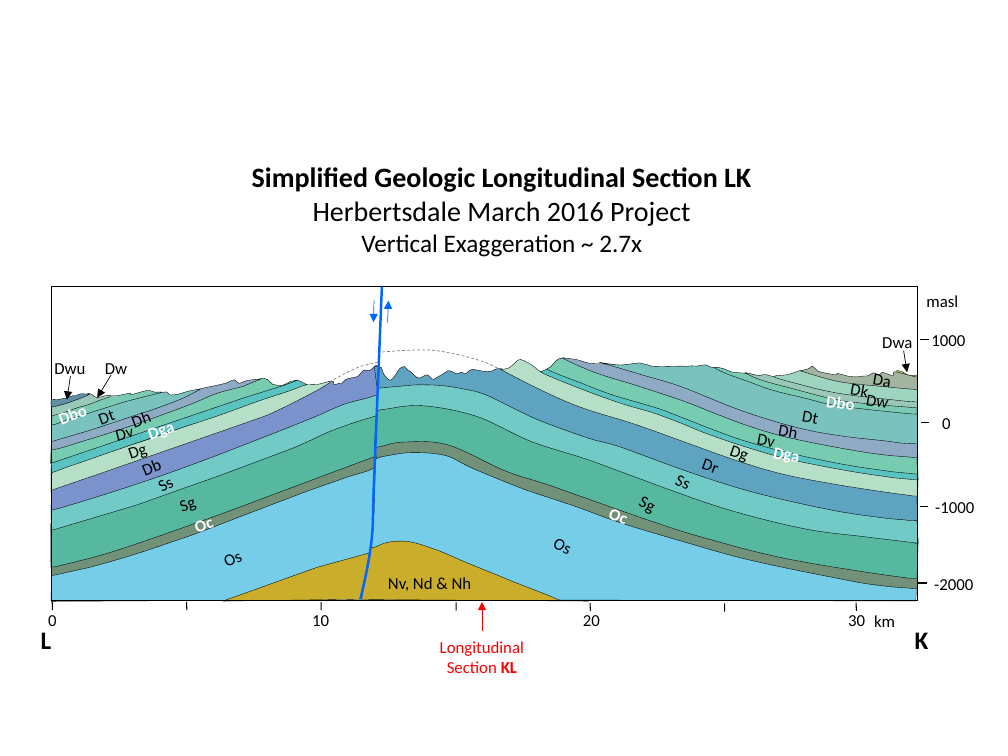
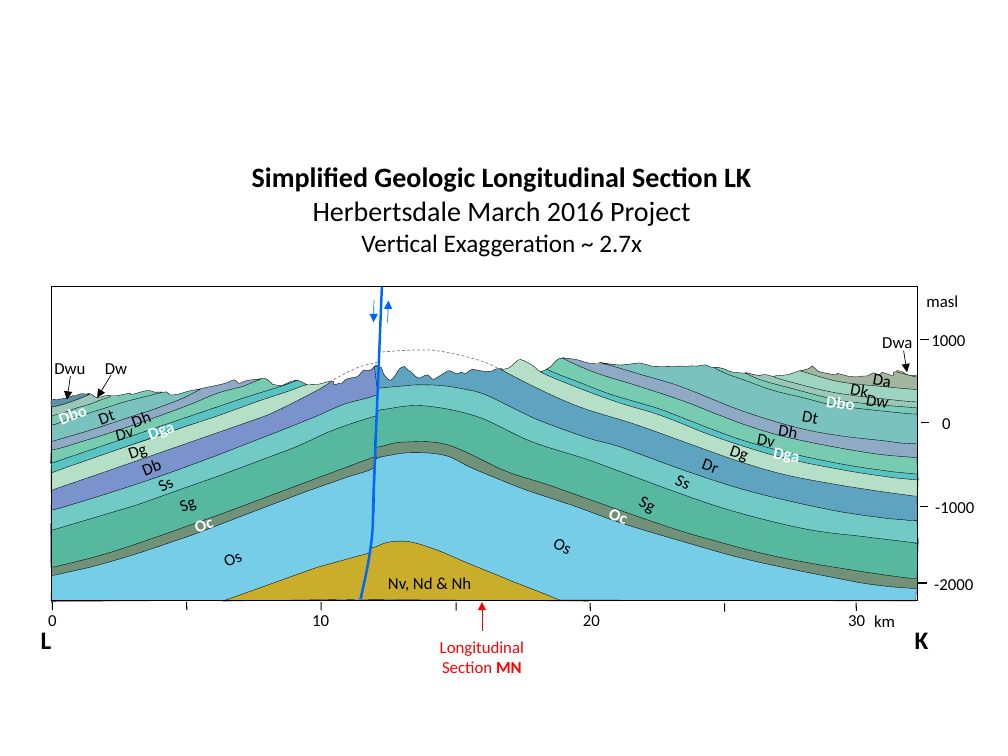
Before and after one commit to FredvBerkel/FredvBerkel.github.io, a slide deck: slide 6 of Cross sections KL & MN Herbertsdale.pptx. Drawn at 1008x756 pixels with LibreOffice and Linux fonts; fonts in the diff are those of the drawing. Boxes give left, top, right and bottom in pixels: in the first picture for what was removed or moved away, otherwise in the second. Text is boxed around its words. In the diff, an @@ line names an element or a change of style, - is before the commit and + after.

Commit message:
Correct section KL error

```diff
--- a/Cross sections KL & MN Herbertsdale.pptx
+++ b/Cross sections KL & MN Herbertsdale.pptx
@@ text at (440,641,524,673): text changed @@
-Longitudinal Section KL
+Longitudinal Section MN
```
Also in this commit, not shown: 1 other slide changed, 1 other file.
